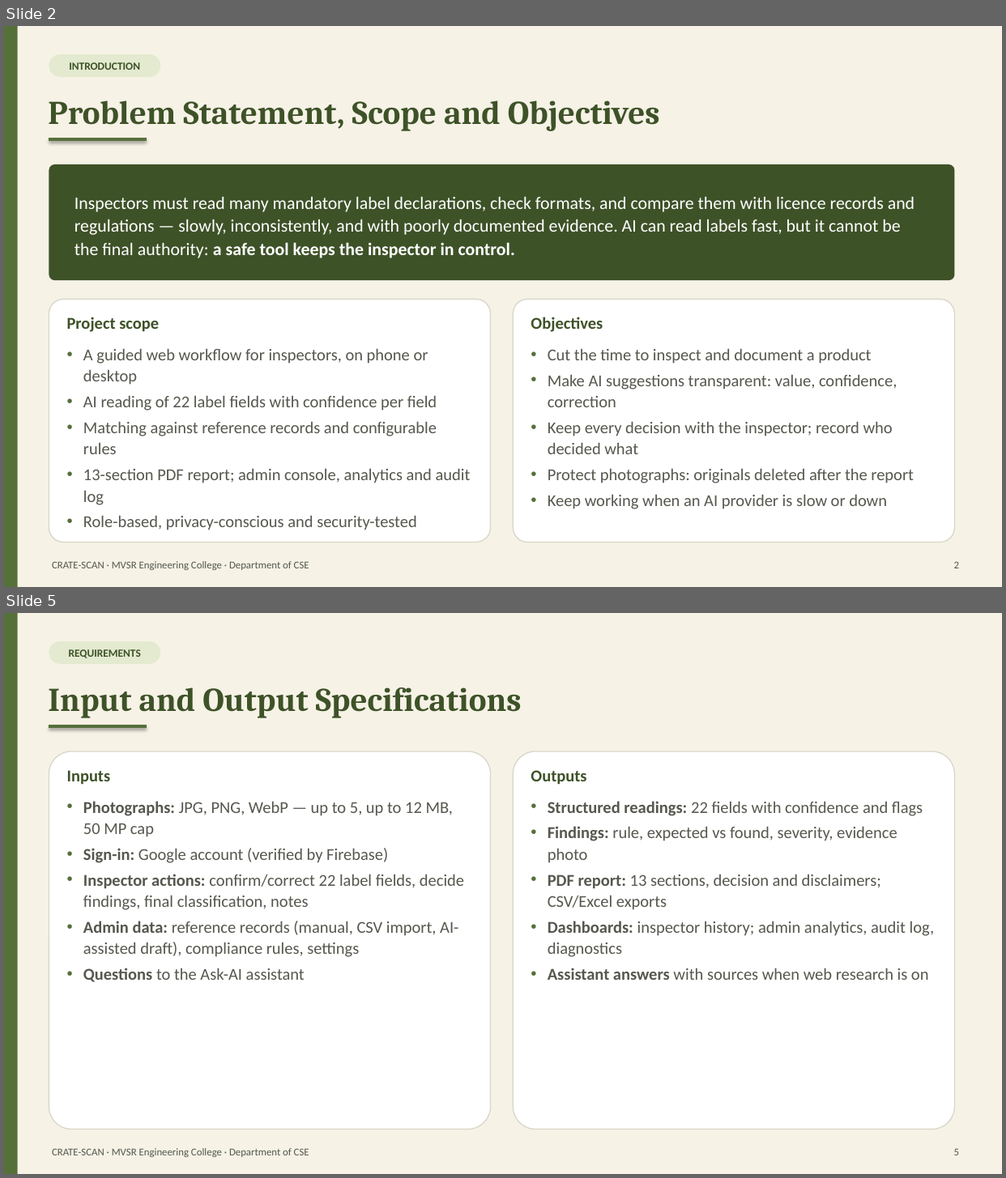
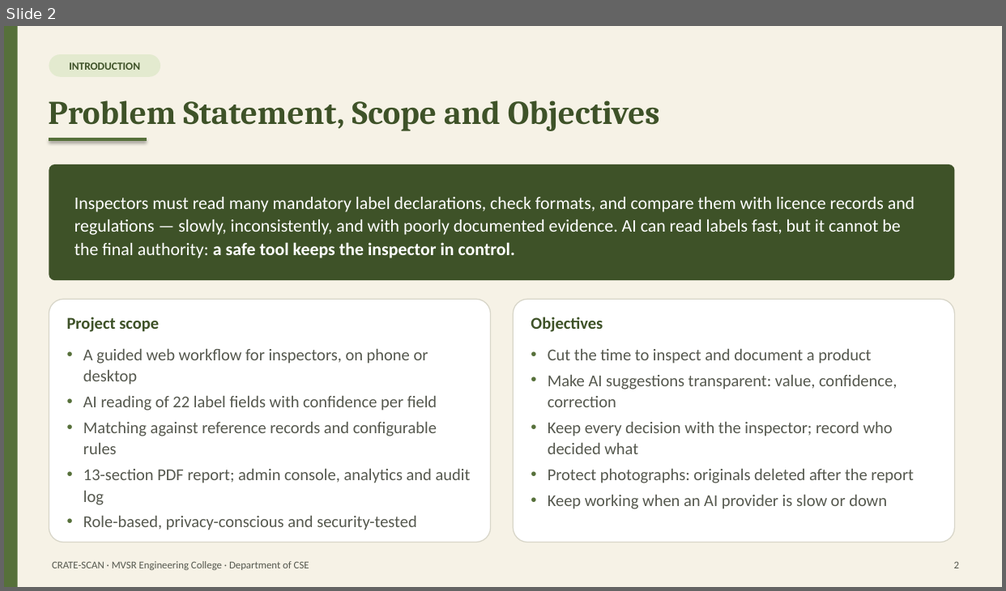
Before and after one commit to DubbakaSathwik/Food_inspection_toolkit, a slide deck: docs/report/CRATE-SCAN_Presentation.pptx. Shown one above the other, each under a label of ours: slides 2 and 5 before the commit, slide 2 after it; the slides between them are not shown. The pictures are 1006x1178 and 1006x591 pixels, drawn with LibreOffice and Linux fonts; fonts in the diff are those of the drawing. Boxes give left, top, right and bottom in pixels: in the first picture for what was removed or moved away, otherwise in the second. Text is boxed around its words. In the diff, an @@ line names an element or a change of style, - is before the commit and + after.

```diff
--- a/docs/report/CRATE-SCAN_Presentation.pptx
+++ b/docs/report/CRATE-SCAN_Presentation.pptx
@@ slide 5 removed at (4, 613, 1002, 1174), background #F6F2E6 @@
@@ rectangle removed at (4, 613, 18, 1174) @@
@@ rounded rectangle removed at (49, 641, 160, 664) @@
-REQUIREMENTS
@@ text removed at (48, 688, 522, 718) @@
-Input and Output Specifications
@@ line removed from (49, 726) to (147, 726) @@
@@ rounded rectangle removed at (49, 752, 491, 1130) @@
@@ rounded rectangle removed at (513, 752, 955, 1130) @@
@@ text removed at (67, 770, 111, 785) @@
-Inputs
@@ text removed at (530, 770, 586, 785) @@
-Outputs
@@ text removed at (83, 801, 464, 982) @@
-• Photographs: JPG, PNG, WebP — up to 5, up to 12 MB, 50 MP cap
-• Sign-in: Google account (verified by Firebase)
-• Inspector actions: confirm/correct 22 label fields, decide findings, final classification, notes
-• Admin data: reference records (manual, CSV import, AI-assisted draft), compliance rules, settings
-• Questions to the Ask-AI assistant
@@ text removed at (548, 801, 934, 980) @@
-• Structured readings: 22 fields with confidence and flags
-• Findings: rule, expected vs found, severity, evidence photo
-• PDF report: 13 sections, decision and disclaimers; CSV/Excel exports
-• Dashboards: inspector history; admin analytics, audit log, diagnostics
-• Assistant answers with sources when web research is on
@@ text removed at (52, 1148, 309, 1157) @@
-CRATE-SCAN · MVSR Engineering College · Department of CSE
@@ text removed at (954, 1149, 959, 1156) @@
-5
```
Also in this commit, not shown: 5 slides changed, 3 slides added, 17 other slides removed, 2 other files.
